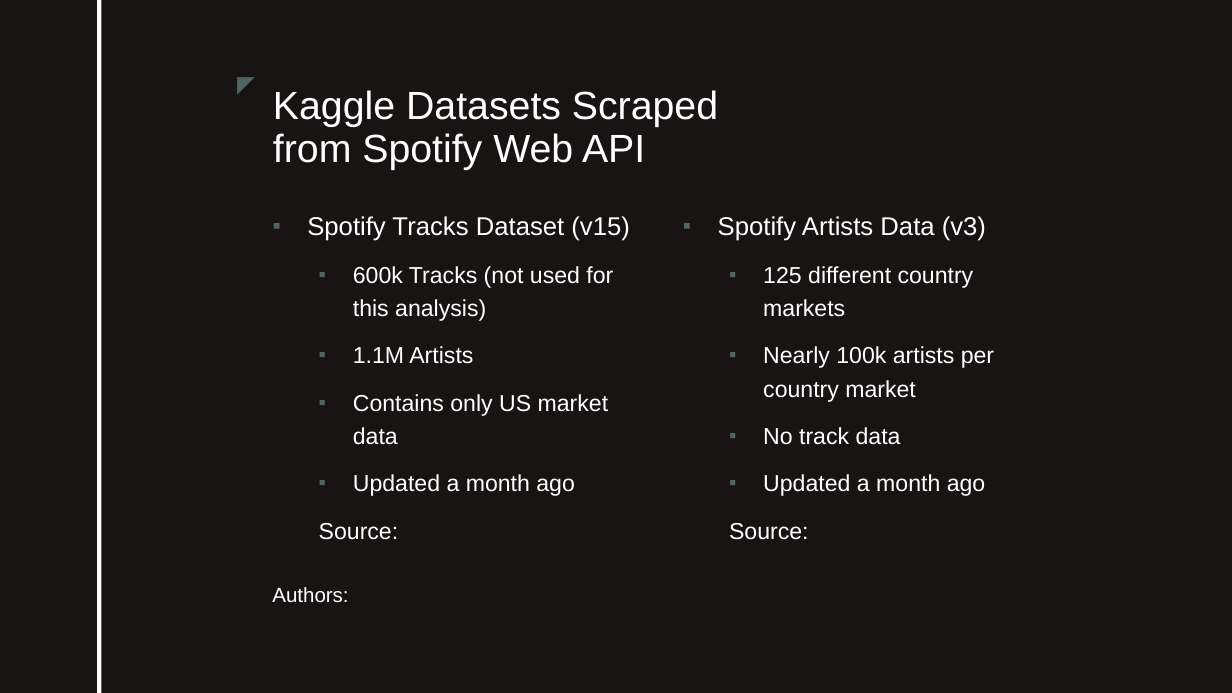
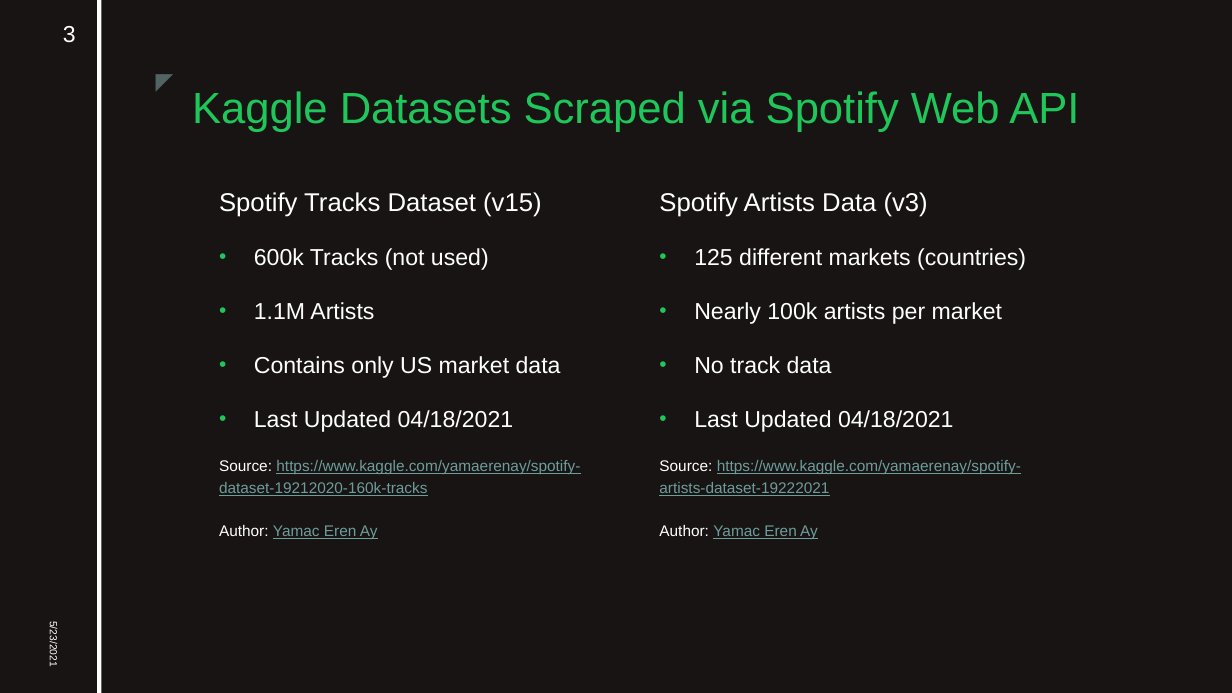
Before and after one commit to aklimchenko/spotify_artist_analysis, a slide deck: slide 3 of Spotify Data Analysis.pptx. Drawn at 1232x693 pixels with LibreOffice and Linux fonts; fonts in the diff are those of the drawing; background and template pictures are left out. Boxes give left, top, right and bottom in pixels: in the first picture for what was removed or moved away, otherwise in the second. Text is boxed around its words. In the diff, an @@ line names an element or a change of style, - is before the commit and + after.

Commit message:
Updated slides
Slides, graphics, and layout updated

```diff
--- a/Spotify Data Analysis.pptx
+++ b/Spotify Data Analysis.pptx
@@ page number added at (63,26,76,43), 18 pt, text #FFFFFF @@
+3
@@ text "◤": place and size @@
-text "◤" at (222,65,263,102)
+text "◤" at (140,62,182,99)
@@ title at (192,91,1079,132): text changed; size 30.6 to 34 pt; text colour #FFFFFF to #1FC75B @@
-Kaggle Datasets Scraped from Spotify Web API
+Kaggle Datasets Scraped via Spotify Web API
@@ text "Spotify Tracks Dataset (v15)": place and size @@
-text "Spotify Tracks Dataset (v15)" at (307,216,630,540)
+text "Spotify Tracks Dataset (v15)" at (219,192,580,539)
@@ text "Spotify Artists Data (v3)": place and size @@
-text "Spotify Artists Data (v3)" at (718,216,994,540)
+text "Spotify Artists Data (v3)" at (659,192,1026,539)
@@ text at (219,192,561,378): bullet ▪ to none; bullet ▪ to •; list level 2 to 1 in "1.1M Artists"; bullet colour #516362 to #1FC75B; list level 2 to 1 in "Contains only US market data" @@
@@ text at (659,192,928,374): bullet ▪ to none; bullet ▪ to •; list level 2 to 1 in "No track data"; bullet colour #516362 to #1FC75B @@
@@ text at (254,248,489,270): text changed @@
-  ▪ 600k Tracks (not used for this analysis)
+• 600k Tracks (not used)
@@ text at (694,248,1026,324): text changed @@
-  ▪ 125 different country markets
-  ▪ Nearly 100k artists per country market
+• 125 different markets (countries)
+• Nearly 100k artists per market
@@ text at (219,410,580,539): text changed; size 18 to 12 pt; text colour #FFFFFF to #6D9D9B @@
-  ▪ Updated a month ago
-  Source:
+• Last Updated 04/18/2021
+Source: https://www.kaggle.com/yamaerenay/spotify-dataset-19212020-160k-tracks
+Author: Yamac Eren Ay
@@ text at (659,410,1021,539): text changed; size 18 to 12 pt; text colour #FFFFFF to #6D9D9B @@
-  ▪ Updated a month ago
-  Source:
+• Last Updated 04/18/2021
+Source: https://www.kaggle.com/yamaerenay/spotify-artists-dataset-19222021
+Author: Yamac Eren Ay
@@ text removed at (272,587,348,603) @@
-Authors:
@@ text added at (48,625,59,666), 8 pt, text #FFFFFF @@
+5/23/2021
```
Also in this commit, not shown: 5 other slides changed, 6 slides added, 9 slides removed, 1 other file.
